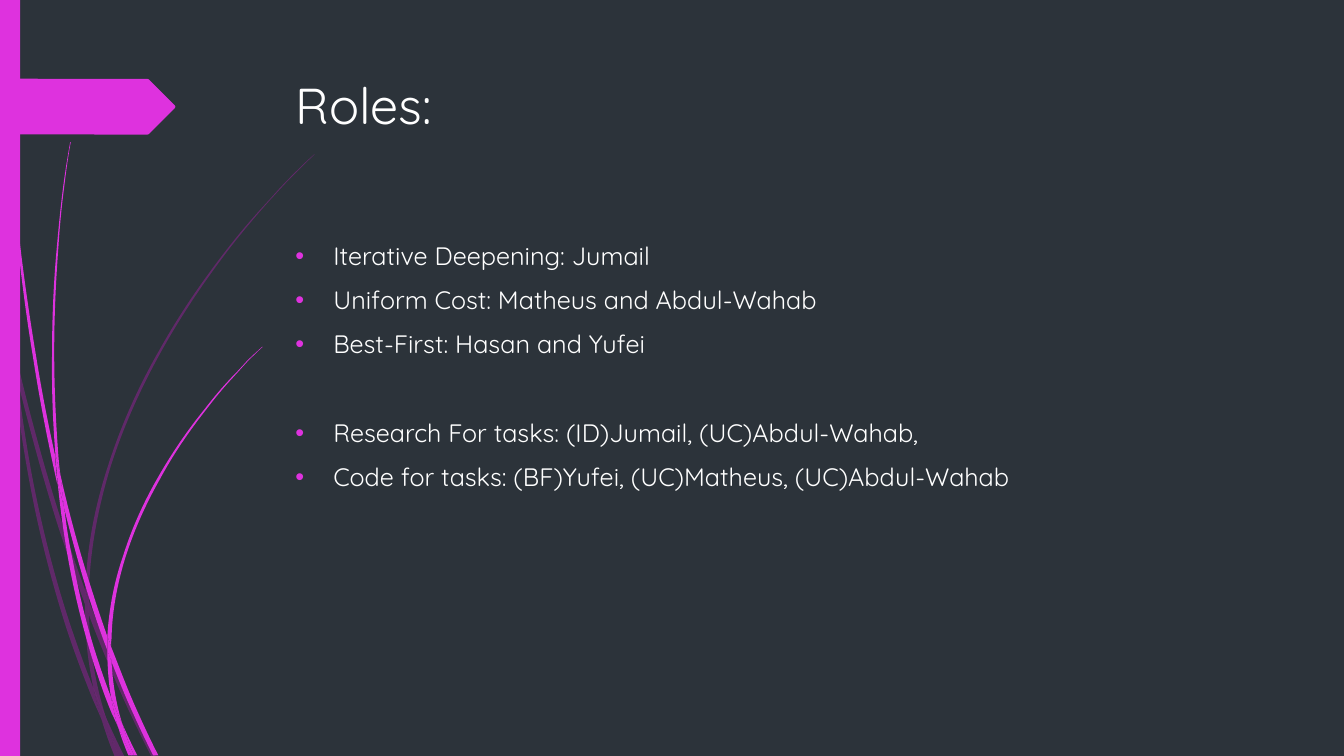
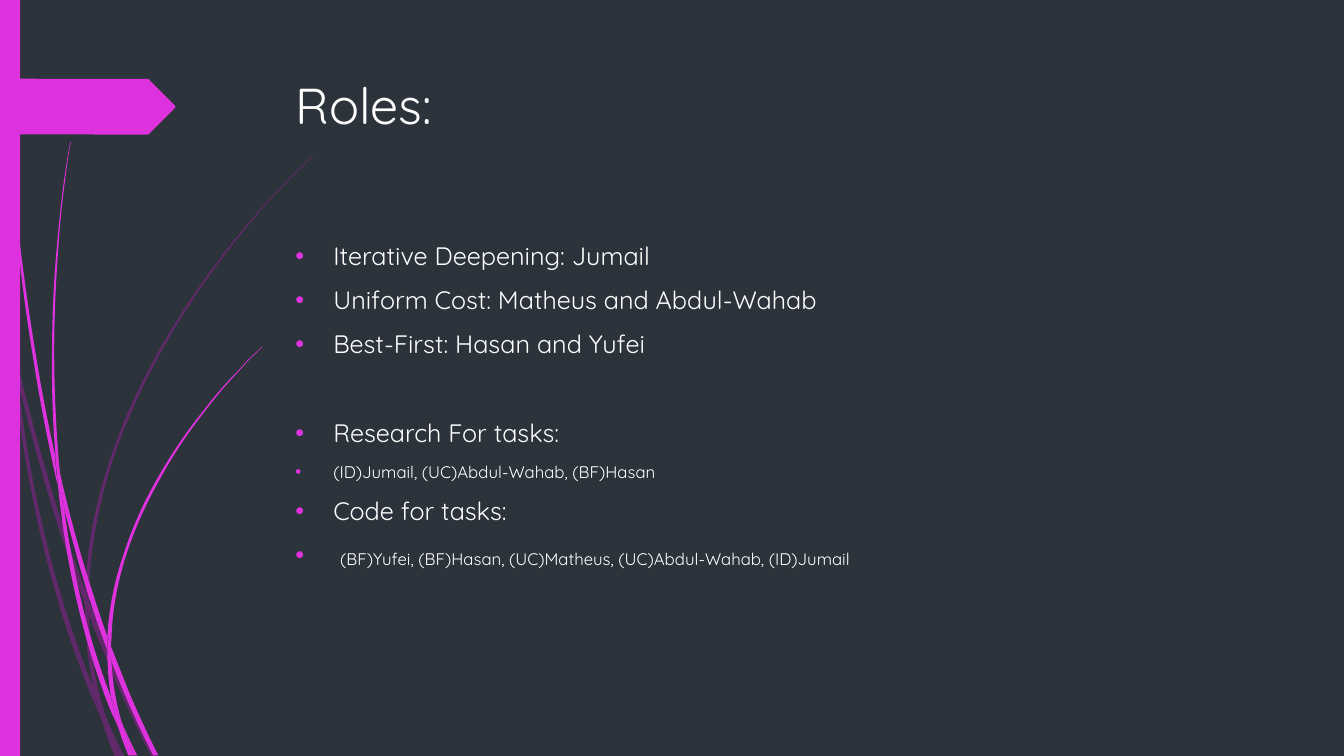
Before and after one commit to x-mizu/CM-and-AI-Coursework-2, a slide deck: slide 2 of Presentation/Presentation Group 14.pptx. Drawn at 1344x756 pixels with LibreOffice and Linux fonts; fonts in the diff are those of the drawing. Boxes give left, top, right and bottom in pixels: in the first picture for what was removed or moved away, otherwise in the second. Text is boxed around its words. In the diff, an @@ line names an element or a change of style, - is before the commit and + after.

```diff
--- a/Presentation/Presentation Group 14.pptx
+++ b/Presentation/Presentation Group 14.pptx
@@ text at box(333, 423, 850, 568): text changed; size 18 to 12 pt @@
-• Research For tasks: (ID)Jumail, (UC)Abdul-Wahab,
-• Code for tasks: (BF)Yufei, (UC)Matheus, (UC)Abdul-Wahab
+• Research For tasks:
+• (ID)Jumail, (UC)Abdul-Wahab, (BF)Hasan
+• Code for tasks:
+• (BF)Yufei, (BF)Hasan, (UC)Matheus, (UC)Abdul-Wahab, (ID)Jumail
```
Also in this commit, not shown: 2 other slides changed.
